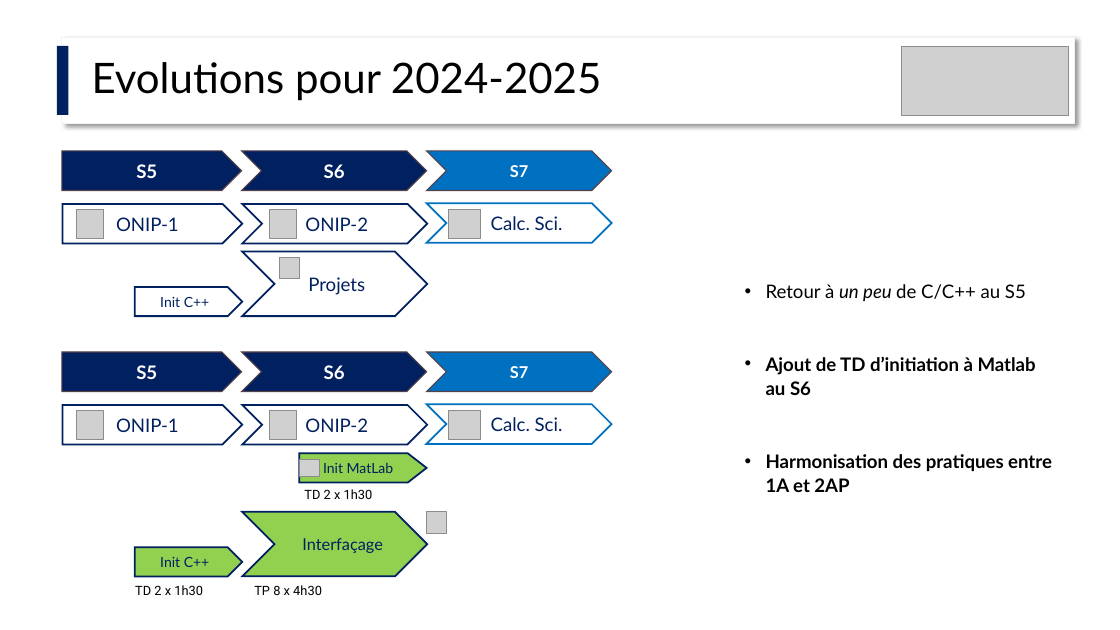
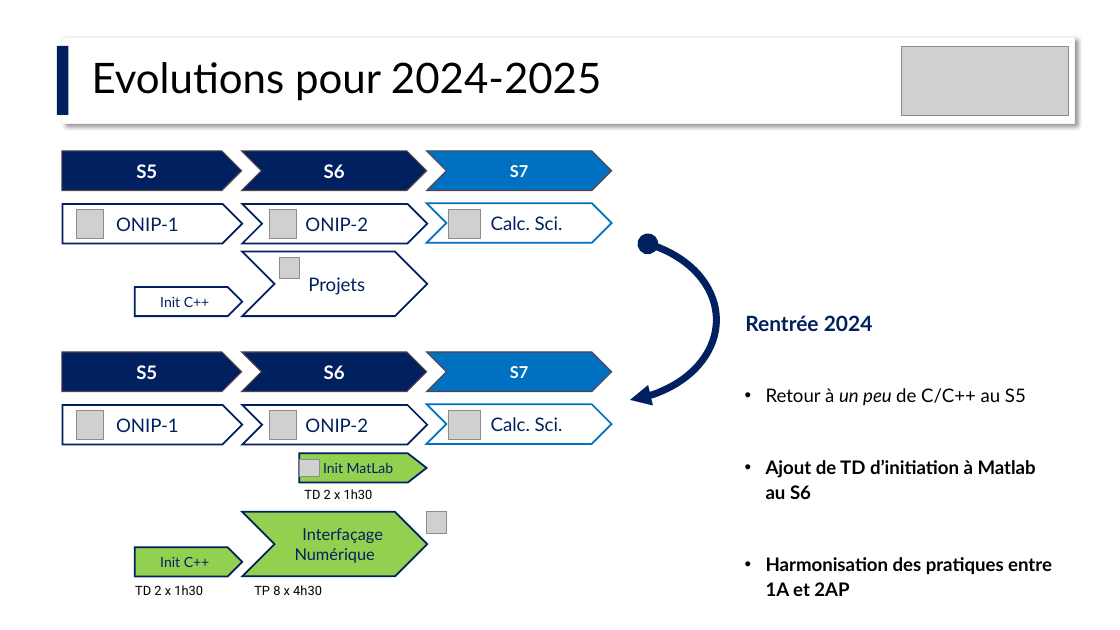
Before and after one commit to jvillemejane/jvillemejane, a slide deck: slide 16 of Presentations/2024_COPERF_Informatique.pptx. Drawn at 1120x630 pixels with LibreOffice and Linux fonts; fonts in the diff are those of the drawing; grey boxes stand for pictures; background and template pictures are left out. Boxes give left, top, right and bottom in pixels: in the first picture for what was removed or moved away, otherwise in the second. Text is boxed around its words. In the diff, an @@ line names an element or a change of style, - is before the commit and + after.

```diff
--- a/Presentations/2024_COPERF_Informatique.pptx
+++ b/Presentations/2024_COPERF_Informatique.pptx
@@ arc (boxed as its full ellipse) added at (503, 239, 717, 402), outline #002060 6 pt @@
@@ text added at (745, 315, 873, 331), 18 pt, text #002060, bold @@
+Rentrée 2024
@@ text "Retour à un peu de ...": place and size @@
-text "Retour à un peu de ..." at (766, 284, 1052, 492)
+text "Retour à un peu de ..." at (766, 388, 1052, 596)
@@ text in chevron at (295, 548, 375, 563): paragraph added @@
+Numérique
```
